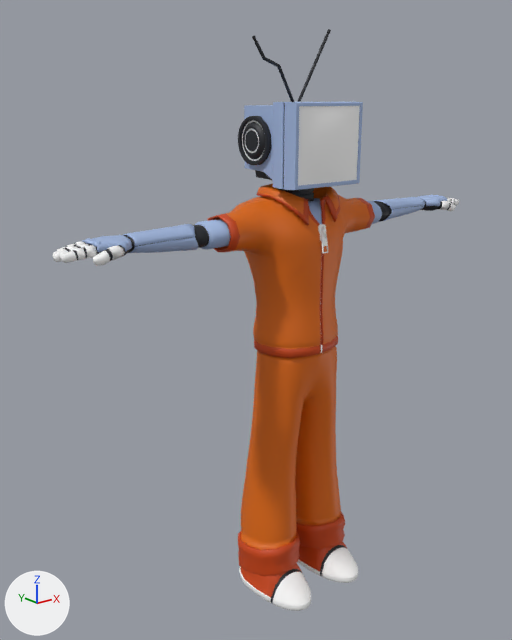
The FBX model Content/Characters/Pascal/Pascal.fbx, before and after one commit.
One viewpoint serves both versions: a 50 mm camera at (-1.658, -1.833, 1.821) aimed at (-0.122, 0.086, 1.054). Every picture has the same lights, and +X, +Y and +Z are marked at lower left. The first picture is the older version. Where no turn or scale is listed for an object, it has been applied to the vertices.

In view in the first picture: 'pascal', 'pascal_glass'.
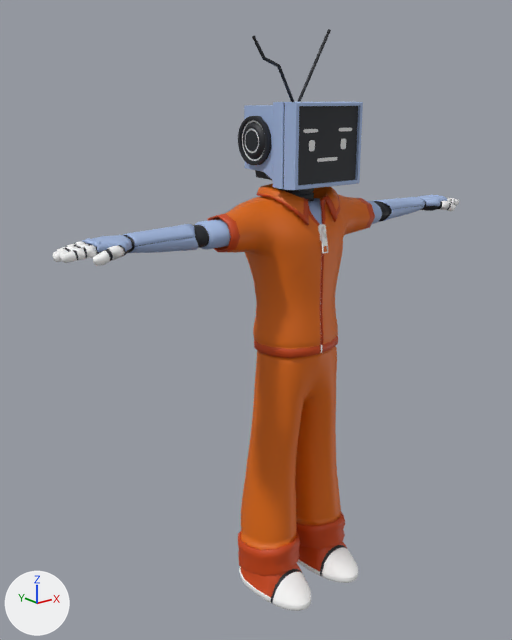
Commit message: Pascal Hand Fix
Fixed skinning issue on Pascal's hands.

Where the change shows, as pixel boxes (x1, y1, x2, y2) in the pictures (512 x 640 px):
'pascal_glass', deleted: before (298, 106, 360, 186)

The change in detail:
Object 'pascal_glass' (ob_pascal_glass) is deleted.
